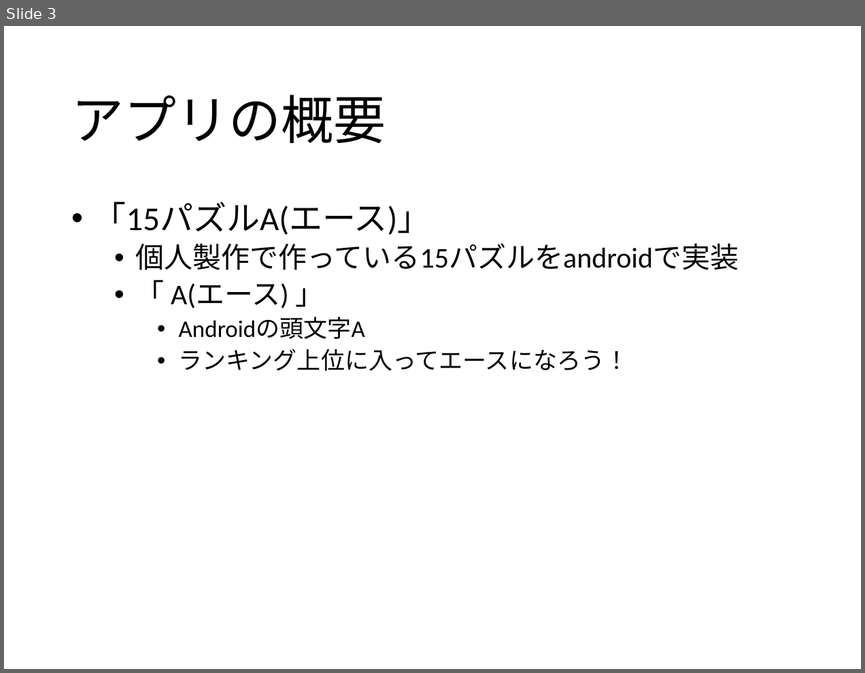
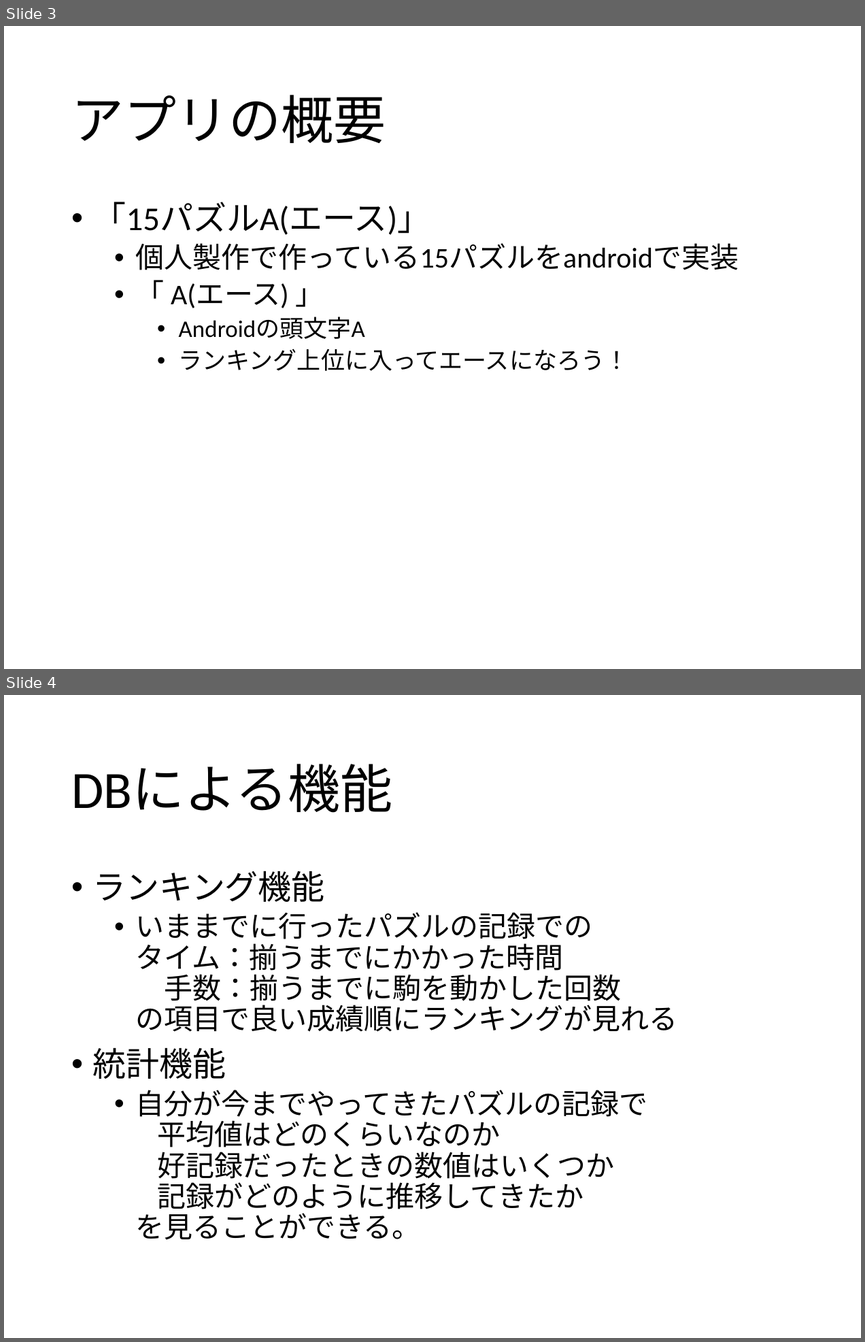
Before and after one commit to masanori-komehana/puzzle_project, a slide deck: Ace/Document/DBアプリ仕様.pptx. Shown one above the other, each under a label of ours: slide 3 before the commit, slides 3 and 4 after it. The pictures are 865x673 and 865x1342 pixels, drawn with LibreOffice and Linux fonts; fonts in the diff are those of the drawing. Boxes give left, top, right and bottom in pixels: in the first picture for what was removed or moved away, otherwise in the second. Text is boxed around its words. In the diff, an @@ line names an element or a change of style, - is before the commit and + after.

```diff
--- a/Ace/Document/DBアプリ仕様.pptx
+++ b/Ace/Document/DBアプリ仕様.pptx
@@ slide 4 added at (4,695,861,1338), background #FFFFFF @@
@@ title added at (71,764,392,813), 44 pt, text #000000 @@
+DBによる機能
@@ text added at (93,870,678,1240), 24 pt, text #000000 @@
+• ランキング機能
+  • いままでに行ったパズルの記録での
+    タイム：揃うまでにかかった時間
+    手数：揃うまでに駒を動かした回数
+    の項目で良い成績順にランキングが見れる
+• 統計機能
+  • 自分が今までやってきたパズルの記録で
+    平均値はどのくらいなのか
+    好記録だったときの数値はいくつか
+    記録がどのように推移してきたか
+    を見ることができる。
```
Also in this commit, not shown: 2 other slides added, 1 other file.
